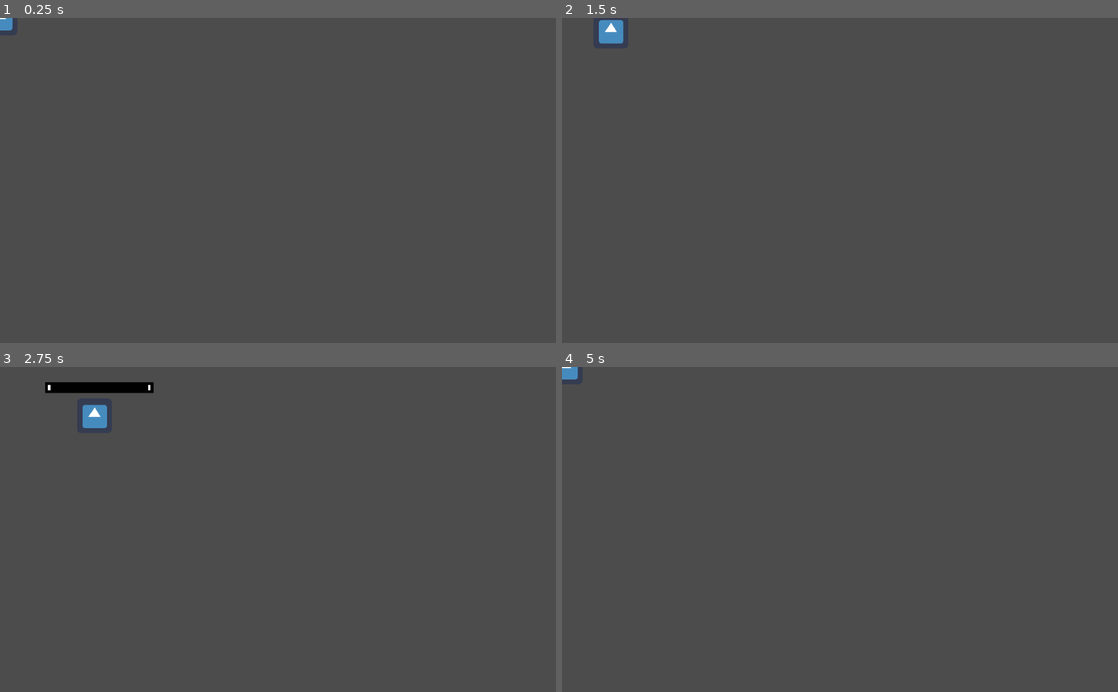
Above: before the commit, frames 1-4 (two rows, left to right).
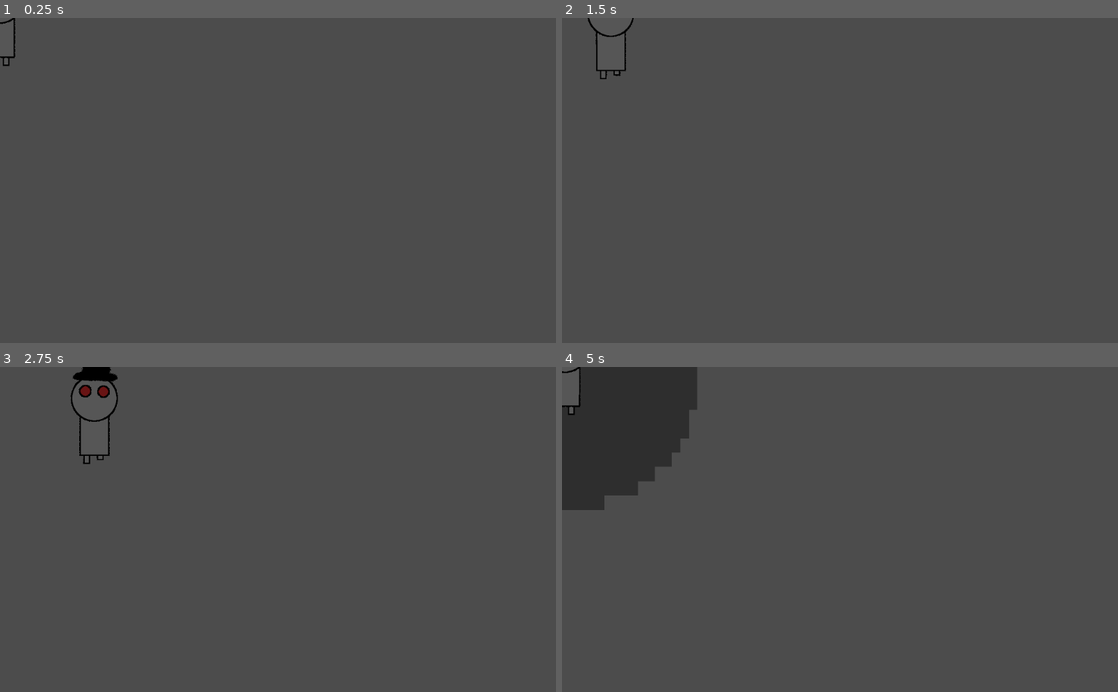
Above: after the commit, the same moments.

Repository: doomium-chloride/kiwijam2021-ADAPT
Game: Godot game, scene res://Actors/Player.tscn
Same seed, same stepped clock (60 frames per second), same inputs: the game is played once before the commit and once after it. The project has no main scene, so this scene is started directly. The engine's default icon, where the game draws it, is replaced by a stand-in: a white triangle on a blue panel in a dark square.
Inputs:
- Up to frame 1 (0.25 s): no input
- Up to frame 2 (1.5 s): tap Enter at 0.5 s; hold Right (ui_right) 0.53-1.28 s; tap Space (ui_select) at 0.77 s; hold Down (ui_down) from 1.28 s (still down)
- Up to frame 3 (2.75 s): tap Space (ui_select) at 1.52 s; release Down (ui_down) at 2.03 s; hold Right (ui_right) from 2.03 s (still down)
- Up to frame 4 (5 s): release Right (ui_right) at 2.78 s; hold Up (ui_up) 2.78-3.53 s; tap Space (ui_select) at 3.02, 3.77, 4.52 s; hold Left (ui_left) from 3.53 s (still down)

The runs differ from the first frame. In frame 1, 0.2% of the frame differs, in the area x 0-3%, y 0-15%; in frame 2, 0.6%; in frame 3, 1.7%; in frame 4, 8.4%, in the area x 0-25%, y 0-45%.

Commit message:
Use sprite

Diff:
--- a/Actors/Player.tscn
+++ b/Actors/Player.tscn
@@ -1,32 +1,41 @@
-[gd_scene load_steps=6 format=2]
+[gd_scene load_steps=8 format=2]
 
-[ext_resource path="res://Actors/icon.png" type="Texture" id=1]
 [ext_resource path="res://Scripts/Player.gd" type="Script" id=2]
 [ext_resource path="res://Actors/UI/AdaptBar.tscn" type="PackedScene" id=3]
+[ext_resource path="res://Assets/Player/idle.png" type="Texture" id=4]
+[ext_resource path="res://Assets/Player/step1.png" type="Texture" id=5]
+[ext_resource path="res://Assets/Player/step2.png" type="Texture" id=6]
 
 [sub_resource type="SpriteFrames" id=1]
 animations = [ {
-"frames": [ ExtResource( 1 ) ],
+"frames": [ ExtResource( 4 ) ],
 "loop": true,
-"name": "temp",
-"speed": 5.0
+"name": "idle",
+"speed": 0.0
+}, {
+"frames": [ ExtResource( 5 ), ExtResource( 6 ) ],
+"loop": true,
+"name": "walking",
+"speed": 10.0
 } ]
 
 [sub_resource type="RectangleShape2D" id=2]
 extents = Vector2( 33, 33 )
 
 [node name="Player" type="KinematicBody2D"]
+scale = Vector2( 0.5, 0.5 )
 script = ExtResource( 2 )
 
 [node name="AdaptBar" parent="." instance=ExtResource( 3 )]
-margin_left = -91.0
-margin_top = -62.0
-margin_right = -51.0
-margin_bottom = -22.0
+margin_left = -98.0
+margin_top = -232.0
+margin_right = 101.0
+margin_bottom = -192.0
 
 [node name="AnimatedSprite" type="AnimatedSprite" parent="."]
 frames = SubResource( 1 )
-animation = "temp"
+animation = "walking"
+frame = 1
 
 [node name="CollisionShape2D" type="CollisionShape2D" parent="."]
 shape = SubResource( 2 )
--- a/Actors/Shadow.tscn
+++ b/Actors/Shadow.tscn
@@ -1,25 +1,18 @@
-[gd_scene load_steps=5 format=2]
+[gd_scene load_steps=4 format=2]
 
-[ext_resource path="res://Actors/icon.png" type="Texture" id=1]
+[ext_resource path="res://Shadows/LargeShadow.png" type="Texture" id=1]
 [ext_resource path="res://Scripts/Shadow.gd" type="Script" id=2]
 
-[sub_resource type="SpriteFrames" id=1]
-animations = [ {
-"frames": [ ExtResource( 1 ) ],
-"loop": true,
-"name": "temp",
-"speed": 5.0
-} ]
-
-[sub_resource type="RectangleShape2D" id=2]
-extents = Vector2( 33, 33 )
+[sub_resource type="CircleShape2D" id=1]
+radius = 33.6596
 
 [node name="Shadow" type="Area2D"]
 script = ExtResource( 2 )
 
-[node name="AnimatedSprite" type="AnimatedSprite" parent="."]
-frames = SubResource( 1 )
-animation = "temp"
+[node name="CollisionShape2D" type="CollisionShape2D" parent="."]
+shape = SubResource( 1 )
 
-[node name="CollisionShape2D" type="CollisionShape2D" parent="."]
-shape = SubResource( 2 )
+[node name="Sprite" type="Sprite" parent="."]
+position = Vector2( -0.810793, -9.53674e-07 )
+scale = Vector2( 2.01183, 3.4 )
+texture = ExtResource( 1 )
--- a/Scripts/Player.gd
+++ b/Scripts/Player.gd
@@ -1,7 +1,6 @@
 extends KinematicBody2D
 
 const shadow_class = preload("res://Actors/Shadow.tscn")
-
 
 # Declare member variables here. Examples:
 # var a = 2
@@ -17,11 +16,13 @@
 var shadow_cooldown_timer = 0
 
 onready var adapt_bar = $AdaptBar
+onready var sprite = $AnimatedSprite
 
 
 # Called when the node enters the scene tree for the first time.
 func _ready():
 	adapt_bar.set_max_adapt(max_adapt)
+	sprite.play("idle")
 	pass # Replace with function body.
 
 
@@ -47,6 +48,12 @@
 	if Input.is_action_pressed("ui_down"):
 		move_vec.y += 1
 	move_and_collide(move_vec.normalized() * speed)
+	if move_vec.length() > 0:
+		sprite.play("walking")
+	else:
+		sprite.play("idle")
+
+
 
 func summon_shadow():
 	if shadow_cooling_down:
--- a/Scripts/Shadow.gd
+++ b/Scripts/Shadow.gd
@@ -4,8 +4,8 @@
 # Declare member variables here. Examples:
 # var a = 2
 # var b = "text"
-export var growth_speed = 10;
-export var max_size = 5
+export var growth_speed = 15;
+export var max_size = 10
 
 var player = null
 
Binary file added: Assets/Player/idle.png
Not shown, added: Assets/Player/idle.png.import
Binary file added: Assets/Player/step1.png
Not shown, added: Assets/Player/step1.png.import
Binary file added: Assets/Player/step2.png
Not shown, added: Assets/Player/step2.png.import
Not shown, added: Assets/Player/Player.xcf
